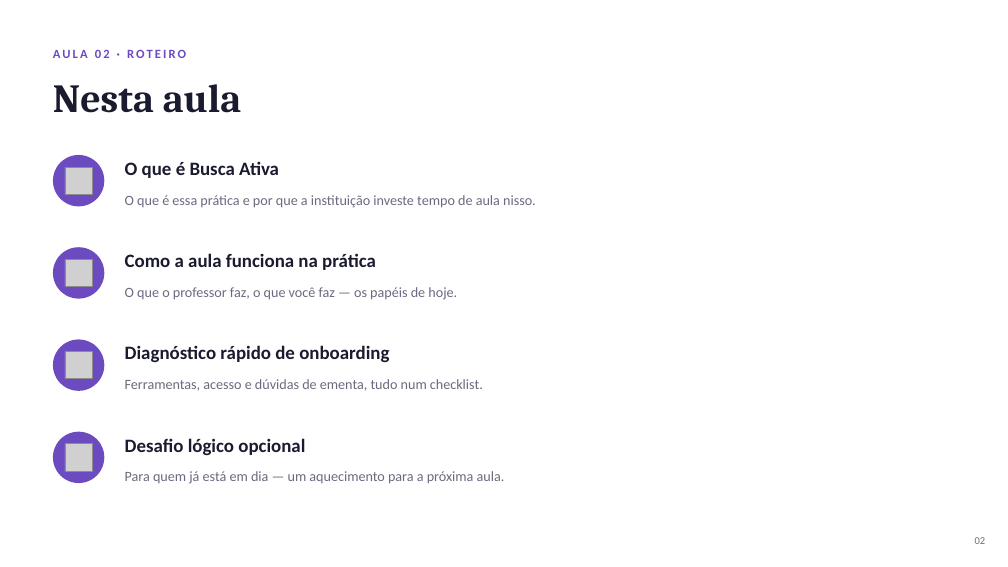
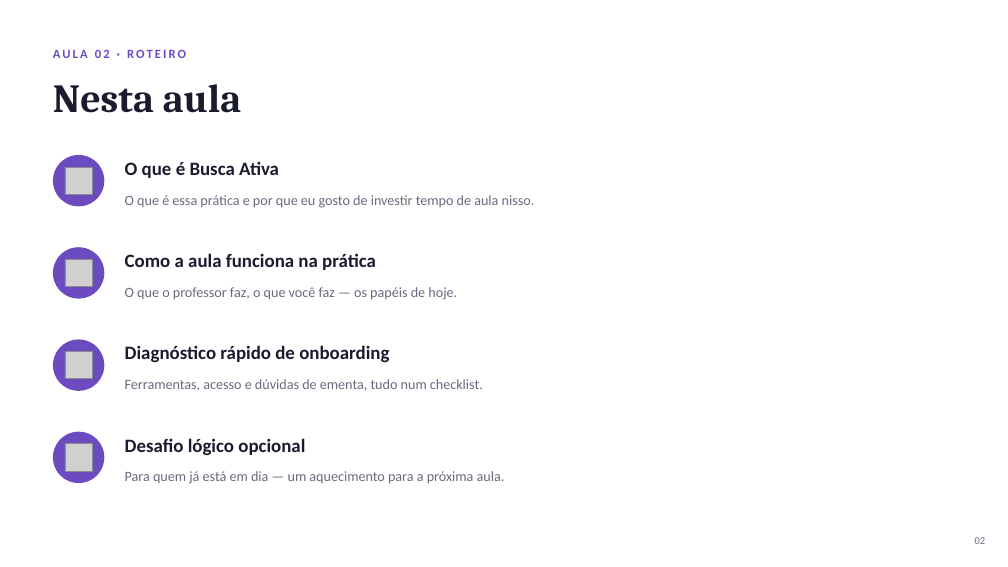
Before and after one commit to danhpaiva/una-teach-mca-202602, a slide deck: slide 2 of slide/pratica/02/Aula02 - Busca Ativa.pptx. Drawn at 1008x567 pixels with LibreOffice and Linux fonts; fonts in the diff are those of the drawing; grey boxes stand for pictures. Boxes give left, top, right and bottom in pixels: in the first picture for what was removed or moved away, otherwise in the second. Text is boxed around its words. In the diff, an @@ line names an element or a change of style, - is before the commit and + after.

Commit message:
feat: add material aula hoje

```diff
--- a/slide/pratica/02/Aula02 - Busca Ativa.pptx
+++ b/slide/pratica/02/Aula02 - Busca Ativa.pptx
@@ text at (x1=125, y1=195, x2=535, y2=208): text changed @@
-O que é essa prática e por que a instituição investe tempo de aula nisso.
+O que é essa prática e por que eu gosto de investir tempo de aula nisso.
```
Also in this commit, not shown: 2 other slides changed, 7 other files.
